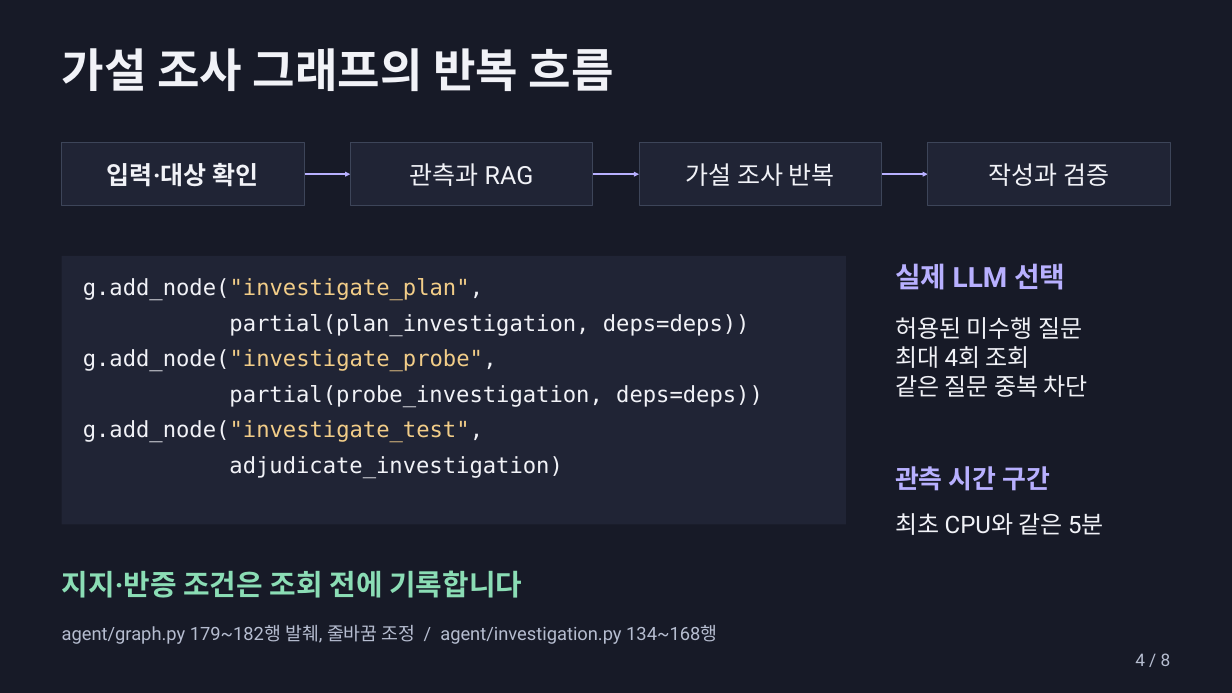
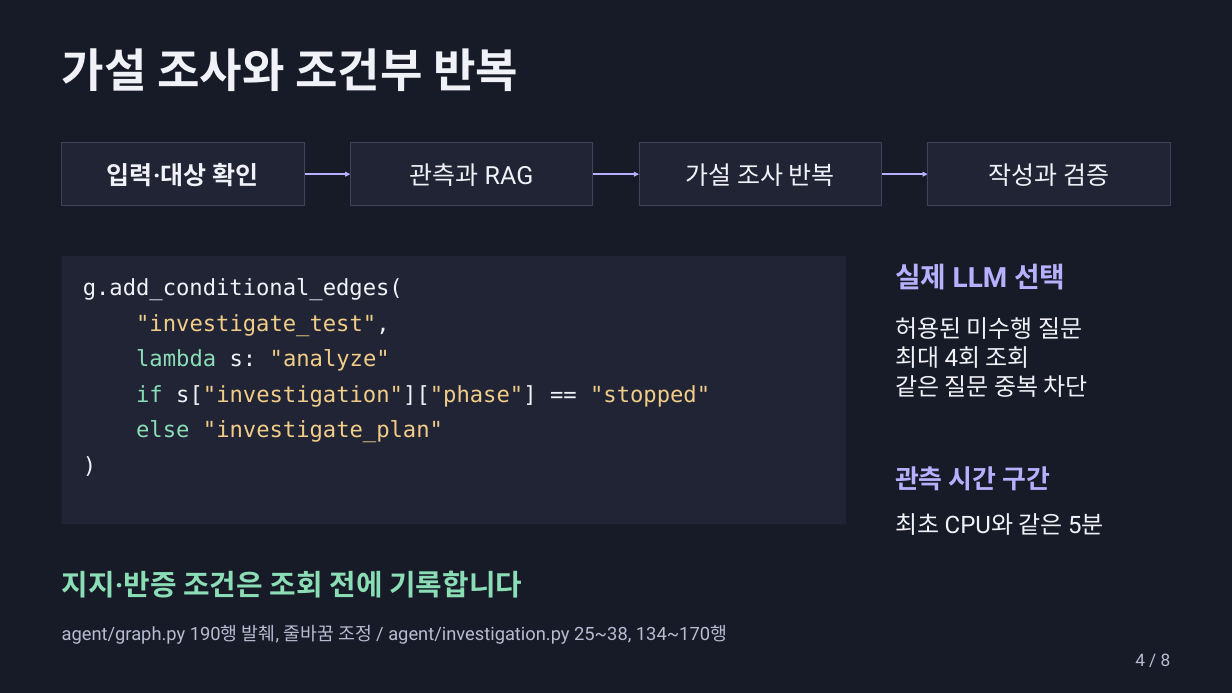
Before and after one commit to beshurl/skala-ai-mini-project, a slide deck: slide 4 of doc/presentation/운영진단_에이전트_5분발표.pptx. Drawn at 1232x693 pixels with LibreOffice and Linux fonts; fonts in the diff are those of the drawing. Boxes give left, top, right and bottom in pixels: in the first picture for what was removed or moved away, otherwise in the second. Text is boxed around its words. In the diff, an @@ line names an element or a change of style, - is before the commit and + after.

```diff
--- a/doc/presentation/운영진단_에이전트_5분발표.pptx
+++ b/doc/presentation/운영진단_에이전트_5분발표.pptx
@@ text at [62, 48, 518, 91]: text changed @@
-가설 조사 그래프의 반복 흐름
+가설 조사와 조건부 반복
@@ text at [83, 278, 403, 301]: text changed; text colour #F2CD88 to #F1F2F7 @@
-g.add_node("investigate_plan",
+g.add_conditional_edges(
@@ text at [136, 314, 390, 337]: text changed; text colour #F1F2F7 to #F2CD88 @@
-partial(plan_investigation, deps=deps))
+"investigate_test",
@@ text at [136, 349, 390, 371]: text changed @@
-g.add_node("investigate_probe",
+lambda s: "analyze"
@@ text at [136, 385, 710, 407]: text changed; text colour #F1F2F7 to #F2CD88 @@
-partial(probe_investigation, deps=deps))
+if s["investigation"]["phase"] == "stopped"
@@ text at [136, 420, 443, 443]: text changed @@
-g.add_node("investigate_test",
+else "investigate_plan"
@@ text at [229, 456, 562, 479]: text changed @@
-adjudicate_investigation)
+)
@@ text at [62, 625, 727, 644]: text changed @@
-agent/graph.py 179~182행 발췌, 줄바꿈 조정 / agent/investigation.py 134~168행
+agent/graph.py 190행 발췌, 줄바꿈 조정 / agent/investigation.py 25~38, 134~170행
```
Also in this commit, not shown: 6 other slides changed, 1 slide added, 1 slide removed, 2 other files.
